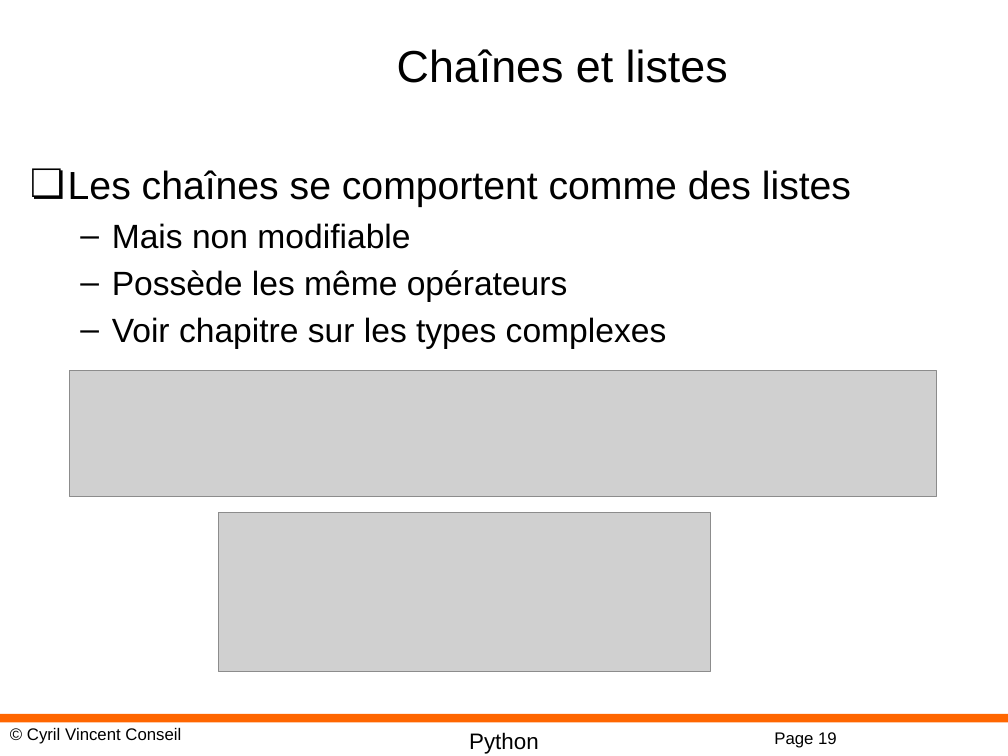
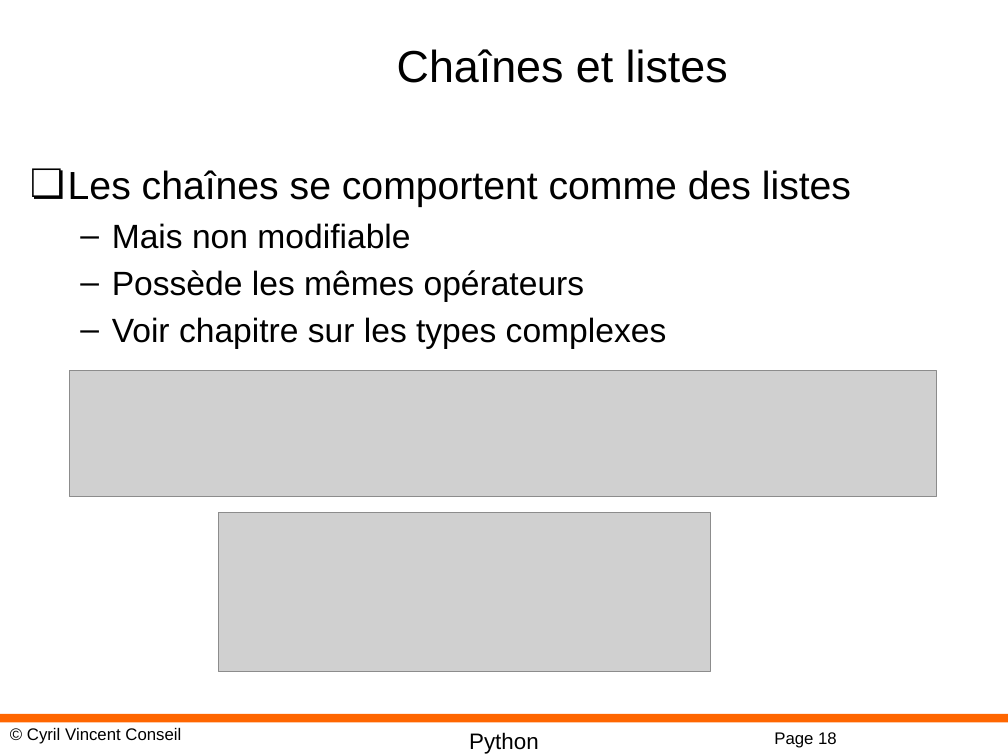
Before and after one commit to cyrilvincent/python, a slide deck: slide 18 of ppt/Python02-Variables.pptx (slide 19 before the commit). Drawn at 1008x756 pixels with LibreOffice and Linux fonts; fonts in the diff are those of the drawing; grey boxes stand for pictures; background and template pictures are left out. Boxes give left, top, right and bottom in pixels: in the first picture for what was removed or moved away, otherwise in the second. Text is boxed around its words. In the diff, an @@ line names an element or a change of style, - is before the commit and + after.

```diff
--- a/ppt/Python02-Variables.pptx
+++ b/ppt/Python02-Variables.pptx
@@ text at (112,270,585,302): text changed @@
-  – Possède les même opérateurs
+  – Possède les mêmes opérateurs
@@ page number at (774,732,837,748): text changed @@
-Page 19
+Page 18
```
Also in this commit, not shown: 2 slides removed, 4 other files.
